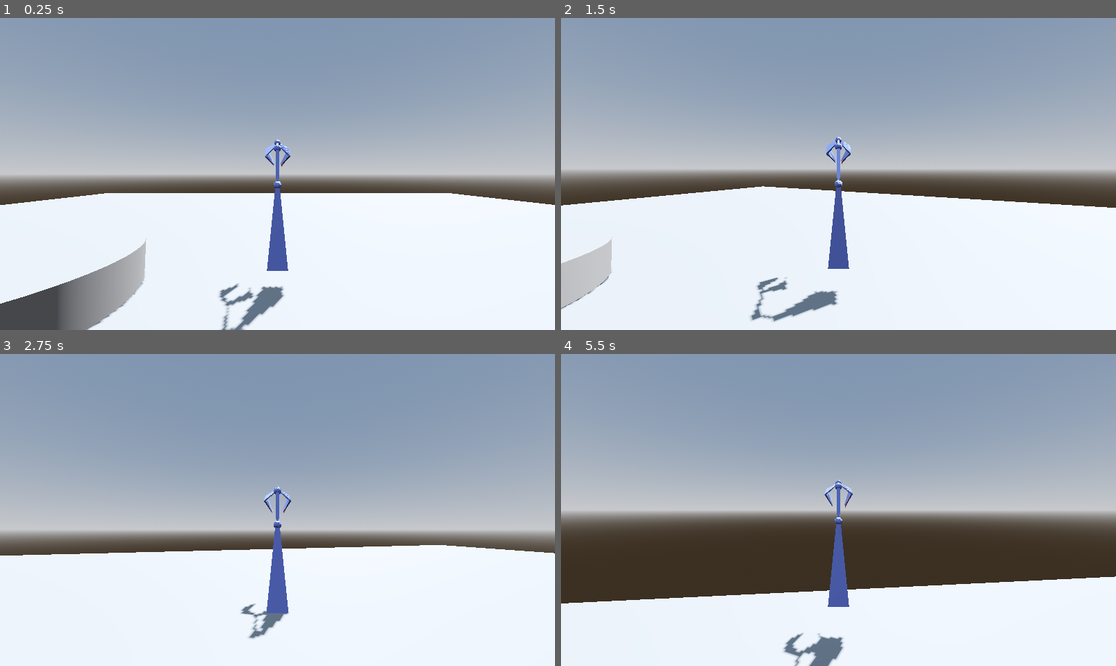
Above: before the commit, frames 1-4 (two rows, left to right).
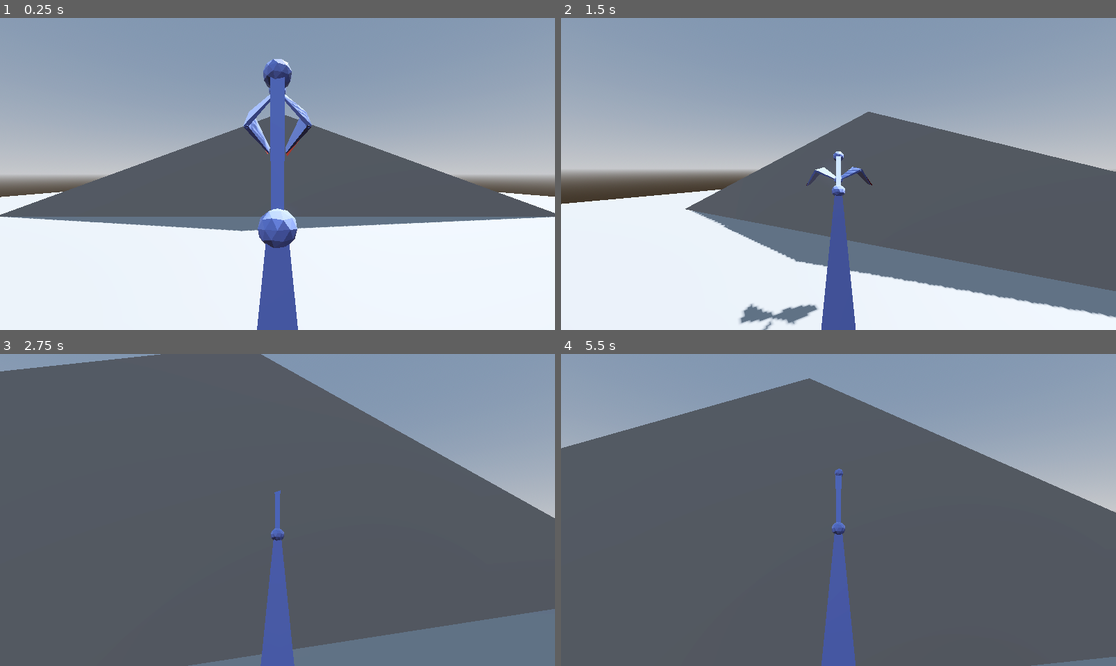
Above: after the commit, the same moments.

Repository: BIRKARAN-SINGH/COMP-360-Assignment-4
Game: Godot game, scene res://node_3d.tscn
Two runs of this game, one before a commit and one after it. Both use one fixed random seed, a clock stepped at 60 frames per second and the inputs below.
Inputs (mouse positions are in pixels of both pictures, inside the frame that each line leads up to):
- Up to frame 1 (0.25 s): no input
- Up to frame 2 (1.5 s): tap Enter (ui_accept) at 0.5, 0.77 s; move the mouse to (866, 174) at 0.52 s; hold X (grab, bound only after the commit) 0.53-1.28 s; hold W (up) from 0.53 s (still down); click (866, 174) at 0.8 s; move the mouse to (810, 174) at 1.27 s; click (810, 174) at 1.35 s
- Up to frame 3 (2.75 s): keep holding W (up); tap Enter (ui_accept) at 1.52 s; tap C (letgo, bound only after the commit) at 1.55 s; move the mouse to (288, 503) at 2.02 s; hold C (letgo, bound only after the commit) from 2.03 s (still down); right-click (288, 503) at 2.3 s
- Up to frame 4 (5.5 s): keep holding W (up); move the mouse to (832, 516) at 2.77 s; release C (letgo, bound only after the commit) at 2.78 s; right-click (832, 516) at 2.85 s; tap Enter (ui_accept) at 3.02, 3.77, 4.52 s; tap X (grab, bound only after the commit) at 3.05 s; move the mouse to (877, 513) at 3.52 s; hold X (grab, bound only after the commit) 3.53-4.28 s; click (877, 513) at 3.8 s; move the mouse to (794, 506) at 4.27 s; click (794, 506) at 4.35 s; tap C (letgo, bound only after the commit) at 4.55 s; move the mouse to (844, 510) at 5.02 s; hold C (letgo, bound only after the commit) from 5.03 s (still down); right-click (844, 510) at 5.3 s

The runs differ from the first frame. In frame 1, 26% of the frame differs, in the area x 0-100%, y 13-100%; in frame 2, 33%; in frame 3, 83%, in the area x 0-100%, y 0-100%; in frame 4, 74%.

Commit message:
Add files via upload

Diff:
--- a/assignment#4_comp-360/arm.gd
+++ b/assignment#4_comp-360/arm.gd
@@ -4,24 +4,54 @@
 const SPEED = 5.0
 const JUMP_VELOCITY = 5.5
 const LERP_VAL = .15
+var held_object = null
+
+
 
 @onready var armature=$Armature
 @onready var pivot: Node3D = $camOrigin
+@onready var anim_tree = $AnimationTree
+@onready var animation_player = $AnimationPlayer
+@onready var camera = $camOrigin/SpringArm3D/Camera3D
+
+@export_category("Holding Objects")
+@export var throwForce = 7.5
+@export var followSpead = 5.0
+@export var followDistance = 2.5
+@export var maxDistanceFromCanere = 5.0
+@export var dropBelomPLayer = false
+
+@onready var InteractRay=$camOrigin/SpringArm3D/Camera3D/InteractRay
+var heldObject: RigidBody3D
+
 @export var sens=0.5
 
 
 var gravity = ProjectSettings.get_setting("physics/3d/default_gravity")
+var is_grabbing: bool = false
 
 func _ready():
 	Input.mouse_mode=Input.MOUSE_MODE_CAPTURED
+
 
 func _input(event):
 	if event is InputEventMouseMotion:
 		rotate_y(deg_to_rad(-event.relative.x*sens))
 		pivot.rotate_x(deg_to_rad(-event.relative.y*sens))
 		pivot.rotation.x=clamp(pivot.rotation.x, deg_to_rad(-90), deg_to_rad(45))
+	if Input.is_action_pressed("grab"):
+		if not is_grabbing:
+			animation_player.play("grab")
+			is_grabbing = true
 
+	elif Input.is_action_pressed("letgo"):
+		if is_grabbing:
+			animation_player.play("letgo")
+			is_grabbing = false
 func _physics_process(delta: float) -> void:
+
+	handle_holding_objects()
+
 	# Add the gravity.
 	if not is_on_floor():
 		velocity += get_gravity()* delta
@@ -46,3 +76,31 @@
 		velocity.z = move_toward(velocity.z, 0, SPEED)
 
 	move_and_slide()
+
+func set_held_object(body: RigidBody3D):
+	if body is RigidBody3D:
+		heldObject=body
+
+func drop_held_object():
+	heldObject=null
+
+func throw_held_object():
+	var obj = heldObject
+	drop_held_object()
+	obj.apply_central_impulse(-camera.global_transform.basis.z * throwForce * 10)
+
+func handle_holding_objects():
+	if Input.is_action_just_pressed("grab"):
+		if heldObject != null :throw_held_object()
+
+	if Input.is_action_just_pressed("interact"):
+		if heldObject !=null: drop_held_object()
+		elif InteractRay.is_colliding(): set_held_object(InteractRay.get_collider())
+
+	if heldObject !=null:
+		var targetpos= camera.global_transform.origin + (camera.global_basis*Vector3(0,0,-followDistance))
+		var objectPos= heldObject.global_transform.origin
+		heldObject.linear_velocity=(targetpos-objectPos)*followSpead
+
+		if heldObject.global_position.distance_to(camera.global_position)> maxDistanceFromCanere:
+			drop_held_object()
--- a/assignment#4_comp-360/node_3d.tscn
+++ b/assignment#4_comp-360/node_3d.tscn
@@ -21,6 +21,24 @@
 
 [sub_resource type="ConcavePolygonShape3D" id="ConcavePolygonShape3D_lrwch"]
 data = PackedVector3Array(25, 0, 25, -25, 0, 25, 25, 0, -25, -25, 0, 25, -25, 0, -25, 25, 0, -25)
+
+[sub_resource type="AnimationNodeAnimation" id="AnimationNodeAnimation_vjf6y"]
+animation = &"idle"
+
+[sub_resource type="AnimationNodeAnimation" id="AnimationNodeAnimation_dpvv7"]
+animation = &"idle"
+
+[sub_resource type="AnimationNodeBlendSpace1D" id="AnimationNodeBlendSpace1D_5mar8"]
+blend_point_0/node = SubResource("AnimationNodeAnimation_vjf6y")
+blend_point_0/pos = 0.0
+blend_point_1/node = SubResource("AnimationNodeAnimation_dpvv7")
+blend_point_1/pos = 1.0
+min_space = 0.0
+
+[sub_resource type="AnimationNodeBlendTree" id="AnimationNodeBlendTree_dj6d3"]
+nodes/BlendSpace1D/node = SubResource("AnimationNodeBlendSpace1D_5mar8")
+nodes/BlendSpace1D/position = Vector2(20, 140)
+node_connections = [&"output", 0, &"BlendSpace1D"]
 
 [sub_resource type="StandardMaterial3D" id="StandardMaterial3D_1rfbx"]
 resource_name = "metal_mat"
@@ -508,27 +526,8 @@
 }
 
 [sub_resource type="CylinderShape3D" id="CylinderShape3D_mq5oo"]
-height = 4.31698
-radius = 0.64503
-
-[sub_resource type="AnimationNodeAnimation" id="AnimationNodeAnimation_vjf6y"]
-animation = &"idle"
-
-[sub_resource type="AnimationNodeAnimation" id="AnimationNodeAnimation_dpvv7"]
-animation = &"idle"
-
-[sub_resource type="AnimationNodeBlendSpace1D" id="AnimationNodeBlendSpace1D_5mar8"]
-blend_point_0/node = SubResource("AnimationNodeAnimation_vjf6y")
-blend_point_0/pos = 0.0
-blend_point_1/node = SubResource("AnimationNodeAnimation_dpvv7")
-blend_point_1/pos = 1.0
-min_space = 0.0
-
-[sub_resource type="AnimationNodeBlendTree" id="AnimationNodeBlendTree_dj6d3"]
-graph_offset = Vector2(-430.685, 0)
-nodes/BlendSpace1D/node = SubResource("AnimationNodeBlendSpace1D_5mar8")
-nodes/BlendSpace1D/position = Vector2(20, 140)
-node_connections = [&"output", 0, &"BlendSpace1D"]
+height = 1.90063
+radius = 0.320335
 
 [sub_resource type="CapsuleMesh" id="CapsuleMesh_1j2p8"]
 
@@ -569,6 +568,19 @@
 [sub_resource type="SphereShape3D" id="SphereShape3D_snpj2"]
 radius = 0.25
 
+[sub_resource type="PrismMesh" id="PrismMesh_onpwa"]
+size = Vector3(55, 10, 5)
+
+[sub_resource type="ConcavePolygonShape3D" id="ConcavePolygonShape3D_xnvm5"]
+data = PackedVector3Array(0, 5, 2.5, 27.5, -5, 2.5, -27.5, -5, 2.5, 0, 5, -2.5, -27.5, -5, -2.5, 27.5, -5, -2.5, 0, 5, 2.5, 0, 5, -2.5, 27.5, -5, 2.5, 0, 5, -2.5, 27.5, -5, -2.5, 27.5, -5, 2.5, 0, 5, -2.5, 0, 5, 2.5, -27.5, -5, -2.5, 0, 5, 2.5, -27.5, -5, 2.5, -27.5, -5, -2.5, -27.5, -5, 2.5, 27.5, -5, 2.5, -27.5, -5, -2.5, 27.5, -5, 2.5, 27.5, -5, -2.5, -27.5, -5, -2.5)
+
+[sub_resource type="SphereMesh" id="SphereMesh_lrvsh"]
+radius = 0.25
+height = 0.5
+
+[sub_resource type="SphereShape3D" id="SphereShape3D_txwxm"]
+radius = 0.4
+
 [node name="Node3D" type="Node3D"]
 
 [node name="WorldEnvironment" type="WorldEnvironment" parent="."]
@@ -589,6 +601,11 @@
 [node name="arm" type="CharacterBody3D" parent="."]
 transform = Transform3D(1, 0, 0, 0, 1, 0, 0, 0, 1, -0.0385797, -0.199905, -0.279326)
 script = ExtResource("2_xdbyt")
+
+[node name="AnimationTree" type="AnimationTree" parent="arm"]
+tree_root = SubResource("AnimationNodeBlendTree_dj6d3")
+anim_player = NodePath("../AnimationPlayer")
+parameters/BlendSpace1D/blend_position = 0
 
 [node name="Armature" type="Node3D" parent="arm"]
 
@@ -605,35 +622,35 @@
 bones/1/rest = Transform3D(1, 1.48084e-08, -2.37958e-07, -1.77636e-15, 0.998069, 0.062111, 2.38419e-07, -0.062111, 0.998069, -1.77636e-15, 2.00223, 7.45058e-09)
 bones/1/enabled = true
 bones/1/position = Vector3(-1.77636e-15, 2.00223, 7.45058e-09)
-bones/1/rotation = Quaternion(-0.176537, -9.99701e-08, -3.43225e-08, 0.984294)
+bones/1/rotation = Quaternion(-0.175909, -9.99763e-08, -3.42382e-08, 0.984406)
 bones/1/scale = Vector3(1, 1, 1)
 bones/2/name = "arm2"
 bones/2/parent = 1
 bones/2/rest = Transform3D(1, 1.26248e-15, -2.83937e-14, 1.05879e-21, 0.999013, 0.0444195, 2.84217e-14, -0.0444195, 0.999013, 0, 1.00011, 0)
 bones/2/enabled = true
 bones/2/position = Vector3(0, 1.00011, 0)
-bones/2/rotation = Quaternion(-0.457089, -1.3417e-14, -3.92041e-15, 0.889421)
+bones/2/rotation = Quaternion(-0.456986, -1.20193e-14, -1.66973e-14, 0.889474)
 bones/2/scale = Vector3(1, 1, 1)
 bones/3/name = "armend"
 bones/3/parent = 2
 bones/3/rest = Transform3D(1, -1.13687e-13, -5.6426e-07, -5.63265e-07, -0.0593598, -0.998237, -3.34942e-08, 0.998237, -0.0593598, 0, 1.00177, 1.67638e-08)
 bones/3/enabled = true
 bones/3/position = Vector3(0, 1.00177, 1.67638e-08)
-bones/3/rotation = Quaternion(0.827718, 5.94442e-08, -2.60461e-07, 0.561144)
+bones/3/rotation = Quaternion(0.828019, 5.9009e-08, -2.60579e-07, 0.5607)
 bones/3/scale = Vector3(1, 1, 1)
 bones/4/name = "finger0"
 bones/4/parent = 3
 bones/4/rest = Transform3D(0.707107, -0.707107, -5.06588e-07, -0.707107, -0.707107, -5.02213e-08, -3.227e-07, 3.93724e-07, -1, -2.35287e-15, 5.96046e-08, 1.49198e-10)
 bones/4/enabled = true
 bones/4/position = Vector3(-2.35287e-15, 5.96046e-08, 1.49198e-10)
-bones/4/rotation = Quaternion(0.922879, -0.385088, 0.00113092, -0.000468404)
+bones/4/rotation = Quaternion(0.923124, -0.384501, 0.000855005, -0.000354116)
 bones/4/scale = Vector3(1, 1, 1)
 bones/5/name = "finger1"
 bones/5/parent = 3
 bones/5/rest = Transform3D(0.707107, 0.707107, -5.32026e-07, 0.707107, -0.707107, 3.96846e-08, -3.48138e-07, -4.04261e-07, -1, -2.35287e-15, 5.96046e-08, 1.49198e-10)
 bones/5/enabled = true
 bones/5/position = Vector3(-2.35287e-15, 5.96046e-08, 1.49198e-10)
-bones/5/rotation = Quaternion(0.922692, 0.385535, -0.00134205, -0.000555903)
+bones/5/rotation = Quaternion(0.922983, 0.38484, -0.00101473, -0.000420323)
 bones/5/scale = Vector3(1, 1, 1)
 bones/6/name = "ikarmpole0"
 bones/6/parent = -1
@@ -653,8 +670,8 @@
 bones/8/parent = -1
 bones/8/rest = Transform3D(1, 0, 0, 0, 0, 1, 0, -1, 0, 0, 4, 0)
 bones/8/enabled = true
-bones/8/position = Vector3(0, 3.26188, -1.16142)
-bones/8/rotation = Quaternion(-0.940633, 0, 0, 0.339425)
+bones/8/position = Vector3(0, 3.2633, -1.15988)
+bones/8/rotation = Quaternion(-0.940266, 0, 0, 0.340441)
 bones/8/scale = Vector3(1, 1, 1)
 
 [node name="Cube_002" type="MeshInstance3D" parent="arm/Armature/Skeleton3D"]
@@ -662,7 +679,7 @@
 skin = SubResource("Skin_21ch2")
 
 [node name="Finger1" type="BoneAttachment3D" parent="arm/Armature/Skeleton3D"]
-transform = Transform3D(0.702723, 0.711458, -0.00290488, 0.548714, -0.53937, 0.638743, 0.452871, -0.450453, -0.769415, 1.02997e-11, 3.26217, -1.1614)
+transform = Transform3D(0.703794, 0.710401, -0.0021963, 0.546412, -0.53935, 0.64073, 0.45399, -0.452142, -0.767763, 2.67096e-11, 3.26399, -1.15972)
 bone_name = "finger1"
 bone_idx = 5
 
@@ -678,7 +695,7 @@
 shape = SubResource("ConcavePolygonShape3D_o1f0j")
 
 [node name="Finger0" type="BoneAttachment3D" parent="arm/Armature/Skeleton3D"]
-transform = Transform3D(0.703412, -0.710778, 0.00244851, -0.547986, -0.540107, 0.638745, -0.452683, -0.450643, -0.769414, 1.02997e-11, 3.26217, -1.1614)
+transform = Transform3D(0.704316, -0.709884, 0.00185123, -0.54586, -0.539907, 0.640731, -0.453846, -0.452288, -0.767763, 2.67096e-11, 3.26399, -1.15972)
 bone_name = "finger0"
 bone_idx = 4
 
@@ -699,22 +716,26 @@
 }
 
 [node name="armcollision" type="CollisionShape3D" parent="arm"]
-transform = Transform3D(1, 0, 0, 0, 1, 0, 0, 0, 1, 0, 2.18441, 0)
+transform = Transform3D(1, 0, 0, 0, 1, 0, 0, 0, 1, 0, 1.15378, 0)
 shape = SubResource("CylinderShape3D_mq5oo")
 
 [node name="camOrigin" type="Node3D" parent="arm"]
 transform = Transform3D(1, 0, 0, 0, 1, 0, 0, 0, 1, 0, 2.26748, 1.00278)
 
 [node name="SpringArm3D" type="SpringArm3D" parent="arm/camOrigin"]
-spring_length = 4.0
+spring_length = 2.0
 margin = 0.2
 
 [node name="Camera3D" type="Camera3D" parent="arm/camOrigin/SpringArm3D"]
-
-[node name="AnimationTree" type="AnimationTree" parent="arm"]
-tree_root = SubResource("AnimationNodeBlendTree_dj6d3")
-anim_player = NodePath("../AnimationPlayer")
-parameters/BlendSpace1D/blend_position = 0
+transform = Transform3D(1, 0, 0, 0, 1, 0, 0, 0, 1, 0, 0, -0.390287)
+
+[node name="InteractRay" type="RayCast3D" parent="arm/camOrigin/SpringArm3D/Camera3D"]
+transform = Transform3D(1, 0, 0, 0, 0.598604, 0.801045, 0, -0.801045, 0.598604, 0, 0.260644, -0.860439)
+target_position = Vector3(0, 0, -2.5)
+
+[node name="GroundRay" type="RayCast3D" parent="arm/camOrigin/SpringArm3D/Camera3D"]
+transform = Transform3D(1, 0, 0, 0, 1, 0, 0, 0, 1, 0, -2.06678, -0.860439)
+visible = false
 
 [node name="Player" type="CharacterBody3D" parent="."]
 visible = false
@@ -748,20 +769,41 @@
 
 [node name="Camera3D" type="Camera3D" parent="Player/camOrigin/SpringArm3D"]
 
-[node name="MeshInstance3D" type="MeshInstance3D" parent="."]
+[node name="Stage" type="MeshInstance3D" parent="."]
 transform = Transform3D(1, 0, 0, 0, 1, 0, 0, 0, 1, -5.82816, 0.527596, 0)
 mesh = SubResource("CylinderMesh_haic0")
 
-[node name="StaticBody3D" type="CharacterBody3D" parent="MeshInstance3D"]
-
-[node name="CharacterBody3D" type="CollisionShape3D" parent="MeshInstance3D/StaticBody3D"]
+[node name="StaticBody3D" type="CharacterBody3D" parent="Stage"]
+
+[node name="CharacterBody3D" type="CollisionShape3D" parent="Stage/StaticBody3D"]
 shape = SubResource("CylinderShape3D_xb5eq")
 
 [node name="ball" type="MeshInstance3D" parent="."]
 transform = Transform3D(1, 0, 0, 0, 1, 0, 0, 0, 1, 6.83574, 0.527596, 0.347838)
+visible = false
 mesh = SubResource("SphereMesh_dr2xt")
 
 [node name="StaticBody3D" type="RigidBody3D" parent="ball"]
 
 [node name="CharacterBody3D" type="CollisionShape3D" parent="ball/StaticBody3D"]
 shape = SubResource("SphereShape3D_snpj2")
+
+[node name="Ramp" type="MeshInstance3D" parent="."]
+transform = Transform3D(1, 0, 0, 0, 1, 0, 0, 0, 1, 0, 0, -12.0061)
+mesh = SubResource("PrismMesh_onpwa")
+
+[node name="StaticBody3D" type="StaticBody3D" parent="Ramp"]
+
+[node name="CollisionShape3D" type="CollisionShape3D" parent="Ramp/StaticBody3D"]
+shape = SubResource("ConcavePolygonShape3D_xnvm5")
+
+[node name="movingball" type="RigidBody3D" parent="."]
+angular_damp = 0.5
+
+[node name="MeshInstance3D" type="MeshInstance3D" parent="movingball"]
+transform = Transform3D(1, 0, 0, 0, 1, 0, 0, 0, 1, 1.89551, 1.47332, 0)
+mesh = SubResource("SphereMesh_lrvsh")
+
+[node name="CollisionShape3D" type="CollisionShape3D" parent="movingball"]
+transform = Transform3D(1, 0, 0, 0, 1, 0, 0, 0, 1, 1.89551, 1.47332, 0)
+shape = SubResource("SphereShape3D_txwxm")
--- a/assignment#4_comp-360/project.godot
+++ b/assignment#4_comp-360/project.godot
@@ -44,11 +44,26 @@
 }
 grab={
 "deadzone": 0.5,
-"events": [Object(InputEventMouseButton,"resource_local_to_scene":false,"resource_name":"","device":-1,"window_id":0,"alt_pressed":false,"shift_pressed":false,"ctrl_pressed":false,"meta_pressed":false,"button_mask":0,"position":Vector2(0, 0),"global_position":Vector2(0, 0),"factor":1.0,"button_index":1,"canceled":false,"pressed":false,"double_click":false,"script":null)
+"events": [Object(InputEventKey,"resource_local_to_scene":false,"resource_name":"","device":0,"window_id":0,"alt_pressed":false,"shift_pressed":false,"ctrl_pressed":false,"meta_pressed":false,"pressed":false,"keycode":0,"physical_keycode":88,"key_label":0,"unicode":0,"location":0,"echo":false,"script":null)
 ]
 }
 letgo={
 "deadzone": 0.5,
-"events": [Object(InputEventMouseButton,"resource_local_to_scene":false,"resource_name":"","device":-1,"window_id":0,"alt_pressed":false,"shift_pressed":false,"ctrl_pressed":false,"meta_pressed":false,"button_mask":0,"position":Vector2(0, 0),"global_position":Vector2(0, 0),"factor":1.0,"button_index":2,"canceled":false,"pressed":false,"double_click":false,"script":null)
+"events": [Object(InputEventKey,"resource_local_to_scene":false,"resource_name":"","device":0,"window_id":0,"alt_pressed":false,"shift_pressed":false,"ctrl_pressed":false,"meta_pressed":false,"pressed":false,"keycode":0,"physical_keycode":67,"key_label":0,"unicode":0,"location":0,"echo":false,"script":null)
 ]
 }
+pick={
+"deadzone": 0.5,
+"events": [Object(InputEventKey,"resource_local_to_scene":false,"resource_name":"","device":0,"window_id":0,"alt_pressed":false,"shift_pressed":false,"ctrl_pressed":false,"meta_pressed":false,"pressed":false,"keycode":0,"physical_keycode":90,"key_label":0,"unicode":0,"location":0,"echo":false,"script":null)
+]
+}
+throw={
+"deadzone": 0.5,
+"events": [Object(InputEventKey,"resource_local_to_scene":false,"resource_name":"","device":0,"window_id":0,"alt_pressed":false,"shift_pressed":false,"ctrl_pressed":false,"meta_pressed":false,"pressed":false,"keycode":0,"physical_keycode":67,"key_label":0,"unicode":0,"location":0,"echo":false,"script":null)
+]
+}
+interact={
+"deadzone": 0.5,
+"events": [Object(InputEventKey,"resource_local_to_scene":false,"resource_name":"","device":0,"window_id":0,"alt_pressed":false,"shift_pressed":false,"ctrl_pressed":false,"meta_pressed":false,"pressed":false,"keycode":0,"physical_keycode":88,"key_label":0,"unicode":0,"location":0,"echo":false,"script":null)
+]
+}
Not shown: 1 places in assignment#4_comp-360/node_3d.tscn that only renumber resources
